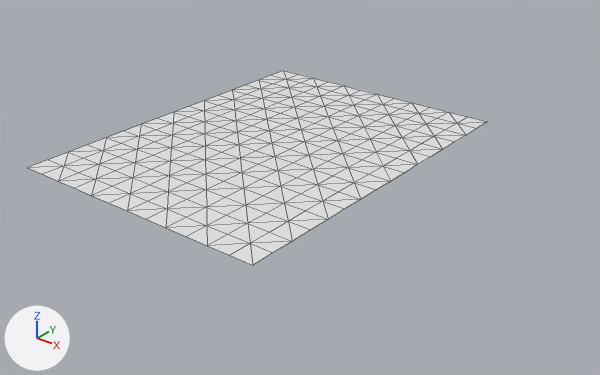
An edit to the OBJ model assets/maps/chunks/terrain_lod1_3_2.obj, drawn before and after from the same camera.
The view is the same before and after, from a 50 mm lens placed at (301.6, -259.3, 47.1), pointed at (224.5, -162.9, -12.7). Lighting does not change. The marker at lower left points along +X, +Y and +Z. The picture after the commit comes second. Mesh edges are drawn as thin lines. Where no turn or scale is listed for an object, it has been applied to the vertices.

The scene before the commit, as lines of its bpy script (objects in view):
```python
me_terrain_lod1_3_2 = bpy.data.meshes.new('terrain_lod1_3_2')
me_terrain_lod1_3_2.from_pydata(...)  # 221 vertices, 384 faces; spans x 192.0..240.0, y -192.0..-128.0, z -8.0
# before: 0 (192.0, -128.0, -8.0) at pixel (283, 70), 1 (192.0, -132.0, -8.0) at pixel (271, 75), 3 (196.0, -128.0, -8.0) at pixel (298, 74), 4 (200.0, -128.0, -8.0) at pixel (313, 78)
ob_terrain_lod1_3_2 = bpy.data.objects.new('terrain_lod1_3_2', me_terrain_lod1_3_2)
ob_terrain_lod1_3_2.location = (0.0, 0.0, 0.0)
```
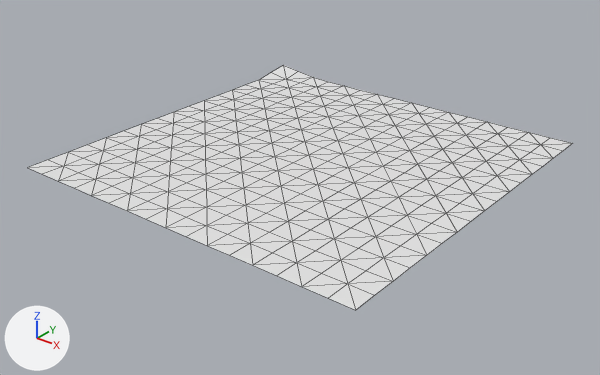
Pixel boxes [x1, y1, x2, y2] of what changed, in the pictures (600 x 375 px; the box of a moved part takes in the faces that stretch with it):
'terrain_lod1_3_2', reshaped (19% wider, 26% taller): before [28, 71, 487, 265]; after [28, 65, 573, 310]
part 1 of me_terrain_lod1_3_2, moved or reshaped: before [260, 71, 327, 87]; after [260, 65, 327, 87]
part 2 of me_terrain_lod1_3_2, added: after [253, 122, 573, 310]

The edits, one by one:
me_terrain_lod1_3_2 is used by ob_terrain_lod1_3_2; location (0.0, 0.0, 0.0).
Verts and faces of me_terrain_lod1_3_2; kept vertices keep their numbers, new ones are numbered from 221.
me_terrain_lod1_3_2 had 221 vertices, 384 faces and spanned x 192.0..240.0, y -192.0..-128.0, z -8.0.
me_terrain_lod1_3_2 now has 289 vertices, 512 faces and spans x 192.0..256.0, y -192.0..-128.0, z -8.0..-6.8.
Part 1, on me_terrain_lod1_3_2:
Vertex 0 moves to (192.0, -128.0, -6.8), pixel (283, 65).
Vertex 1 moves to (192.0, -132.0, -7.4), pixel (271, 72).
Vertex 3 moves to (196.0, -128.0, -7.3), pixel (298, 71).
Vertex 4 moves to (200.0, -128.0, -7.8), pixel (313, 77).
Part 2, on me_terrain_lod1_3_2:
17 new vertices lie (4.0, 0.0, 0.0) away from vertices in x 240.0, y -192.0..-128.0, z -8.0.
17 new vertices lie (4.0, 0.0, 0.0) away from vertices in x 244.0, y -192.0..-128.0, z -8.0.
17 new vertices lie (4.0, 0.0, 0.0) away from vertices in x 248.0, y -192.0..-128.0, z -8.0.
17 new vertices lie (4.0, 0.0, 0.0) away from vertices in x 252.0, y -192.0..-128.0, z -8.0.
128 new faces join them.
